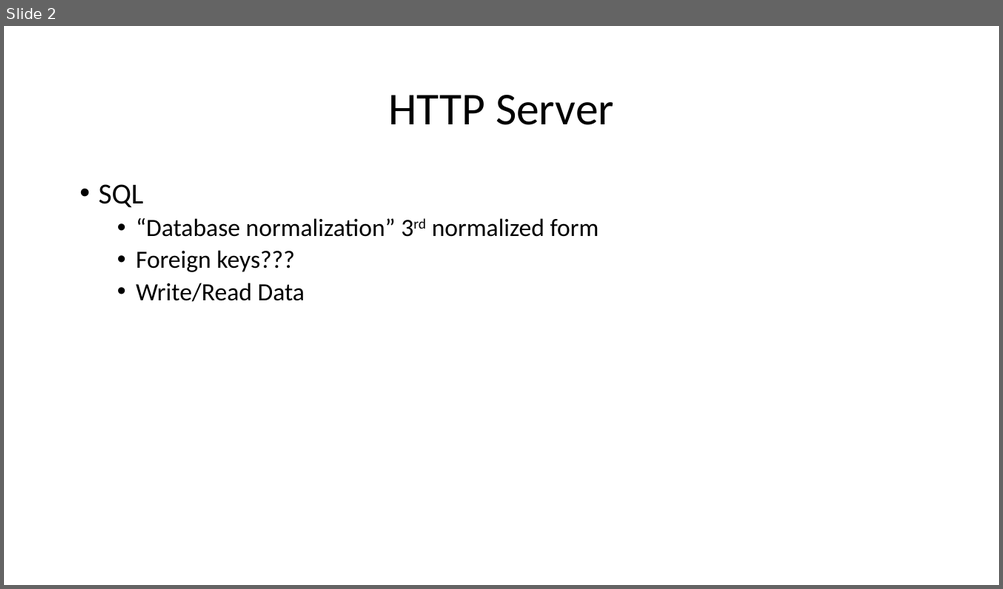
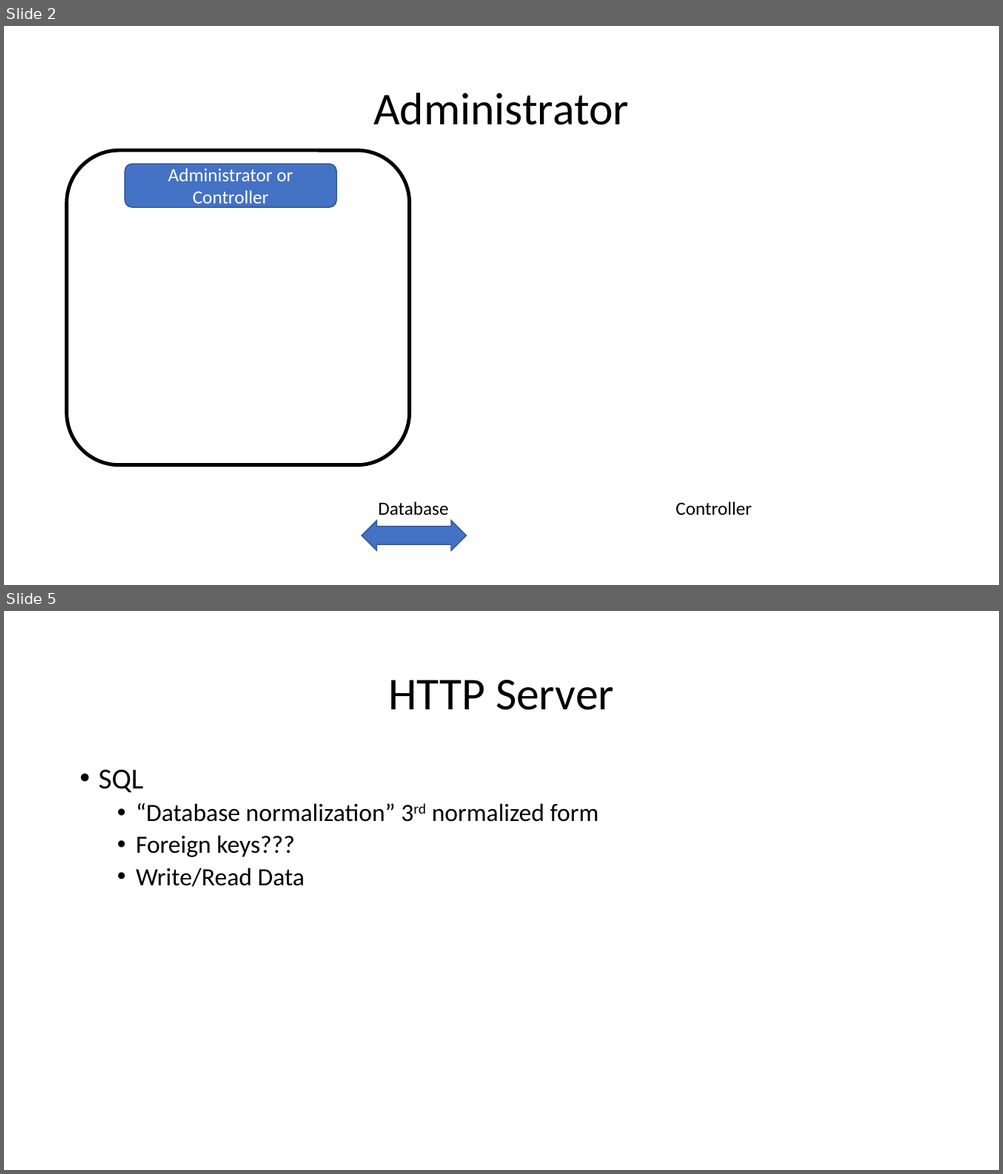
Before and after one commit to snowguy37/AUTOmato, a slide deck: Outline.pptx. Shown one above the other, each under a label of ours: slide 2 before the commit, slides 2 and 5 after it; the slides between them are not shown. The pictures are 1003x589 and 1003x1174 pixels, drawn with LibreOffice and Linux fonts; fonts in the diff are those of the drawing. Boxes give left, top, right and bottom in pixels: in the first picture for what was removed or moved away, otherwise in the second. Text is boxed around its words. In the diff, an @@ line names an element or a change of style, - is before the commit and + after.

```diff
--- a/Outline.pptx
+++ b/Outline.pptx
@@ slide 2 added at (4,26,999,585), background #FFFFFF @@
@@ title added at (373,93,629,125), 44 pt, text #000000 @@
+Administrator
@@ rounded rectangle added at (67,150,409,466), outline #000000 3.5 pt @@
@@ rounded rectangle added at (125,164,337,207), fill #4472C4, outline #325491 1 pt, 18 pt, text #FFFFFF @@
+Administrator or Controller
@@ text added at (378,502,448,516), 18 pt, text #000000 @@
+Database
@@ text added at (675,502,751,515), 18 pt, text #000000 @@
+Controller
@@ left right arrow added at (361,520,466,551), fill #4472C4, outline #325491 1 pt @@
@@ what was slide 2 is now slide 5 @@
```
Also in this commit, not shown: 5 other slides added, 2 slides removed, 3 other files.
